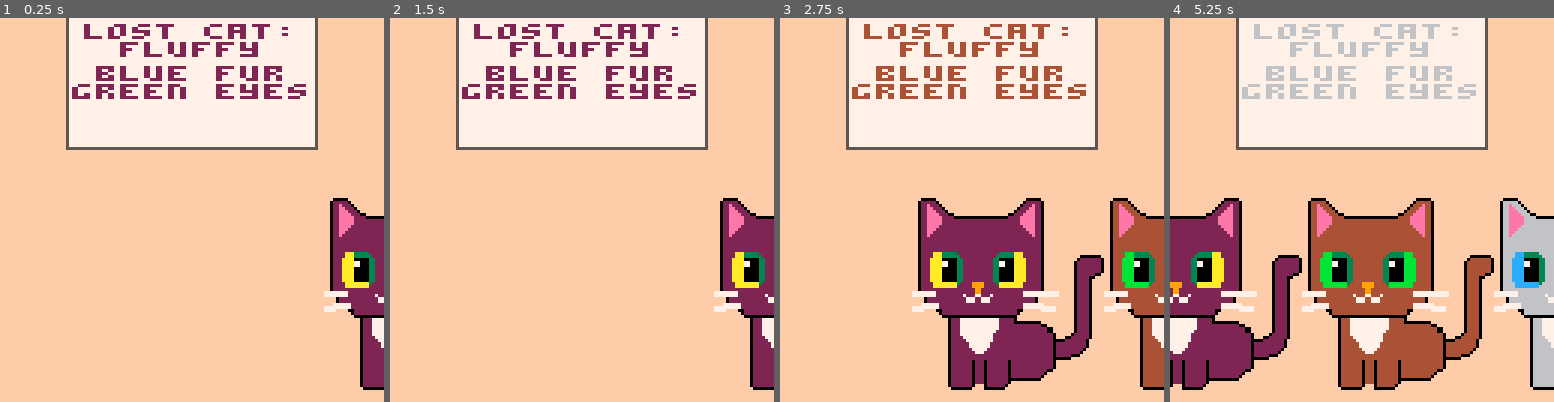
Above: before the commit, frames 1-4 (left to right).
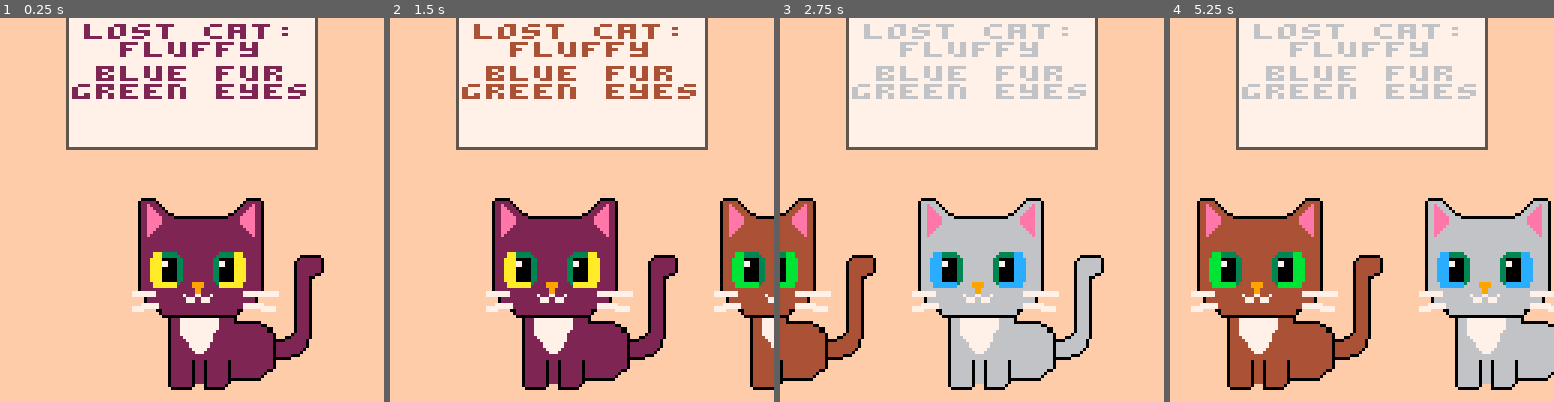
Above: after the commit, the same moments.

Repository: pcal43/pico8-papurrs-please
Game: PICO-8 cartridge pico8-home/carts/lost-cats.p8
Two runs of this game, one before a commit and one after it. Both use one fixed random seed, a clock stepped at 60 frames per second and the inputs below.
Inputs:
- Up to frame 1 (0.25 s): no input
- Up to frame 2 (1.5 s): no input
- Up to frame 3 (2.75 s): hold Right 1.6-2.1 s; hold Right from 2.47 s (still down)
- Up to frame 4 (5.25 s): release Right at 3.03 s; hold Left 3.08-3.58 s; hold Right 4.02-4.68 s; hold Left from 5.08 s (still down)

The runs differ from the first frame. In frame 1, 21% of the frame differs, in the area x 34-100%, y 46-97%; in frame 2, 22%; in frame 3, 25%; in frame 4, 41%, in the area x 0-100%, y 46-97%.

Commit message:
checkpoint

Diff:
--- a/pico8-home/carts/src/GameScreen.lua
+++ b/pico8-home/carts/src/GameScreen.lua
@@ -60,7 +60,7 @@
 
         -- lerp scrollPos toward targetPos by 2% per frame
         if self.scrollPos ~= self.targetPos then
-            self.scrollPos = self.scrollPos + (self.targetPos - self.scrollPos) * 0.02
+            self.scrollPos = self.scrollPos + (self.targetPos - self.scrollPos) * 0.2
             if abs(self.targetPos - self.scrollPos) < 0.001 then
                 self.scrollPos = self.targetPos
             end
@@ -86,14 +86,18 @@
     local CAT_WIDTH = 64
 
     function self.draw_cat_list(scrollPos)
-        for i = -1, 1 do
-            local catIndex = flr(scrollPos + i)
+        local base_index = flr(scrollPos)
+        local frac = scrollPos - base_index
+        local spacing = CAT_WIDTH + SPACE_BETWEEN_CATS
+
+        for j = -1, 1 do
+            local catIndex = base_index + j
             if catIndex > 0 and catIndex <= #self.catList then
-                local xPos = SCREEN_WIDTH/2 + (i * CAT_WIDTH + SPACE_BETWEEN_CATS)
+                -- position each slot, then shift by fractional progress toward next slot
+                local xPos = SCREEN_WIDTH/2 + (j * spacing) - (frac * spacing)
                 self.catList[catIndex].draw(xPos, CAT_Y_POS)
             end
         end
-
     end
 
 
